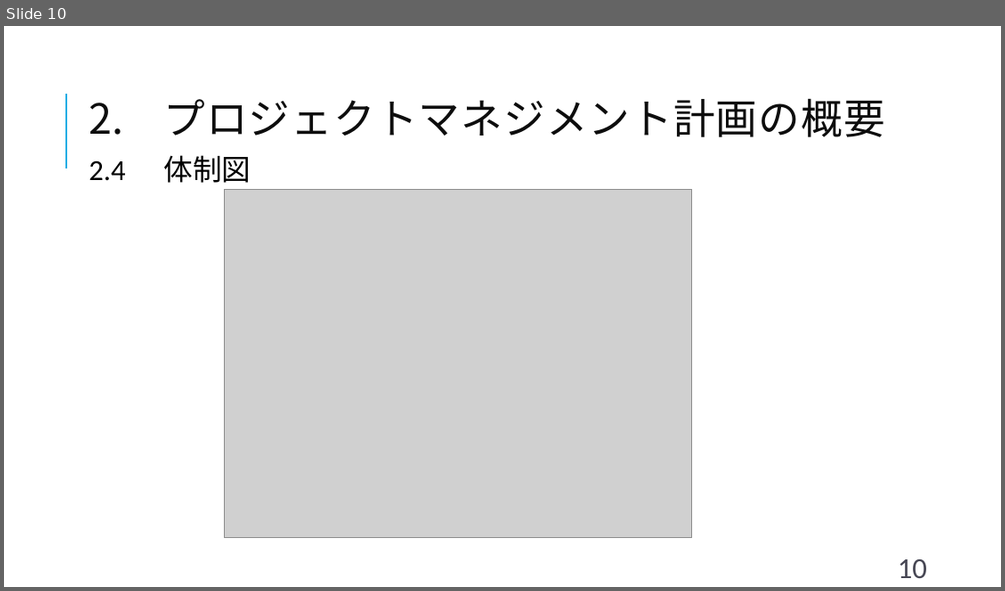
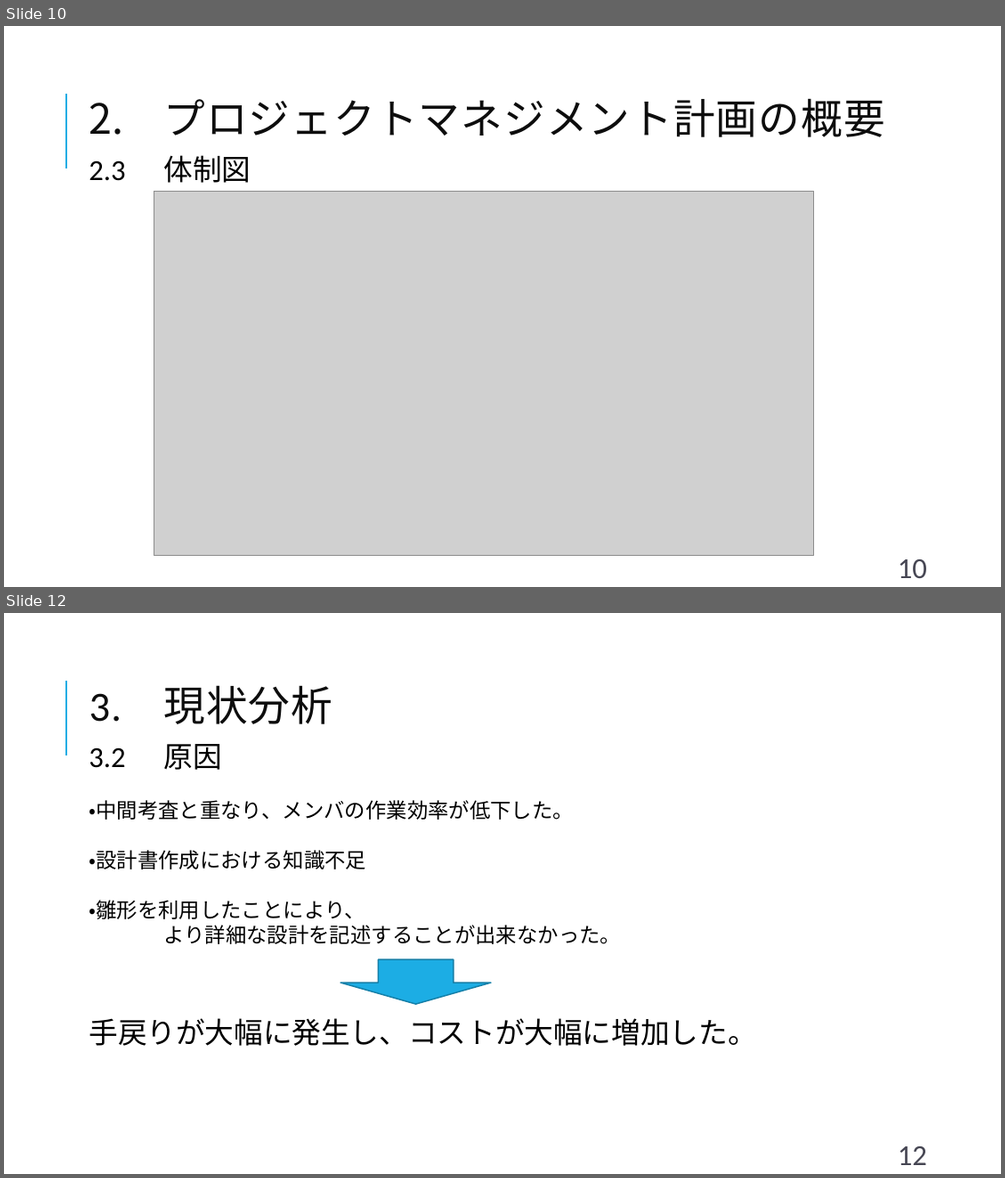
Before and after one commit to shimoda-a/pmpractice, a slide deck: yabuki-a/PM演習矢吹a/PM演習_中間報告_矢吹研A班.pptx. Shown one above the other, each under a label of ours: slide 10 before the commit, slides 10 and 12 after it; the slides between them are not shown. The pictures are 1005x591 and 1005x1178 pixels, drawn with LibreOffice and Linux fonts; fonts in the diff are those of the drawing; grey boxes stand for pictures. Boxes give left, top, right and bottom in pixels: in the first picture for what was removed or moved away, otherwise in the second. Text is boxed around its words. In the diff, an @@ line names an element or a change of style, - is before the commit and + after.

Commit message:
中間発表変更

```diff
--- a/yabuki-a/PM演習矢吹a/PM演習_中間報告_矢吹研A班.pptx
+++ b/yabuki-a/PM演習矢吹a/PM演習_中間報告_矢吹研A班.pptx
@@ slide 12 added at <box>4,613,1001,1174</box>, background #FFFFFF; not listed: 1 template element that a slide beside it also shows @@
@@ text added at <box>89,685,333,724</box>, 40 pt, text #0D0D0D @@
+3. 現状分析
@@ text added at <box>89,744,221,770</box>, 28 pt, text #000000 @@
+3.2 原因
@@ text added at <box>89,800,621,944</box>, 20 pt, text #000000 @@
+・中間考査と重なり、メンバの作業効率が低下した。
+・設計書作成における知識不足
+・雛形を利用したことにより、
+より詳細な設計を記述することが出来なかった。
@@ right arrow added at <box>340,960,491,1004</box>, fill #1CADE4, outline #1580A9 1.25 pt @@
@@ text added at <box>89,1018,756,1046</box>, 28 pt, text #000000 @@
+手戻りが大幅に発生し、コストが大幅に増加した。
@@ page number added at <box>898,1146,927,1165</box>, 28 pt, text #464653 @@
+12
@@ slide 10 changed as well @@
@@ text at <box>89,155,251,183</box>: text changed @@
-2.4 体制図
+2.3 体制図
@@ picture: place and size @@
-picture at <box>224,189,692,538</box>
+picture at <box>154,191,814,555</box>
```
Also in this commit, not shown: 9 other slides changed, 2 other slides added, 5 slides removed, 1 other file.
